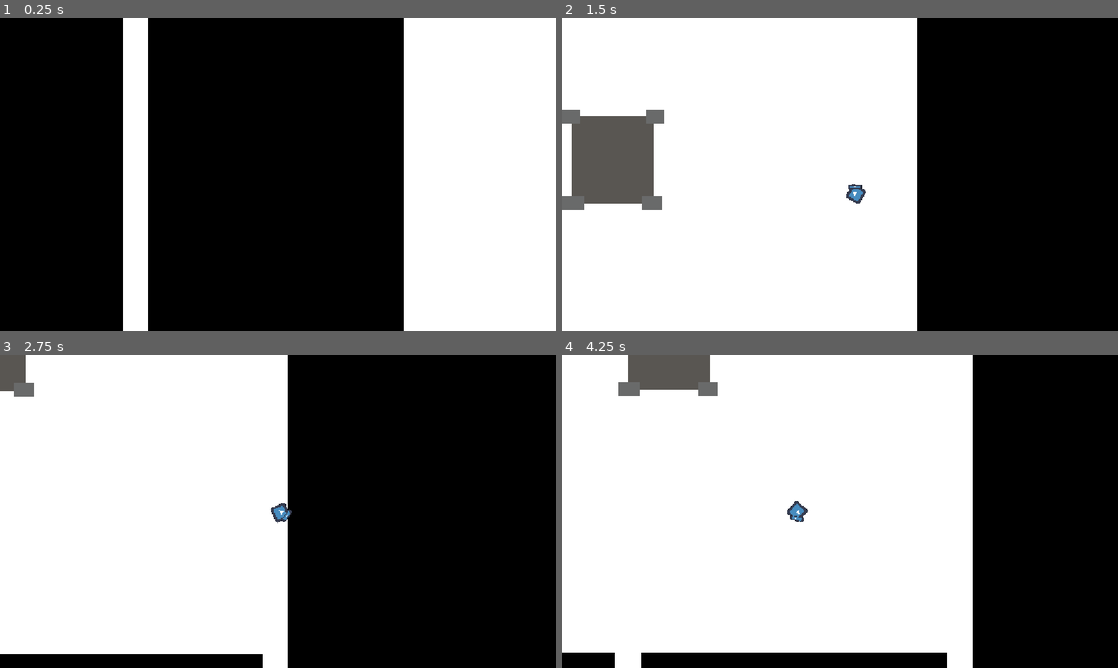
Above: before the commit, frames 1-4 (two rows, left to right).
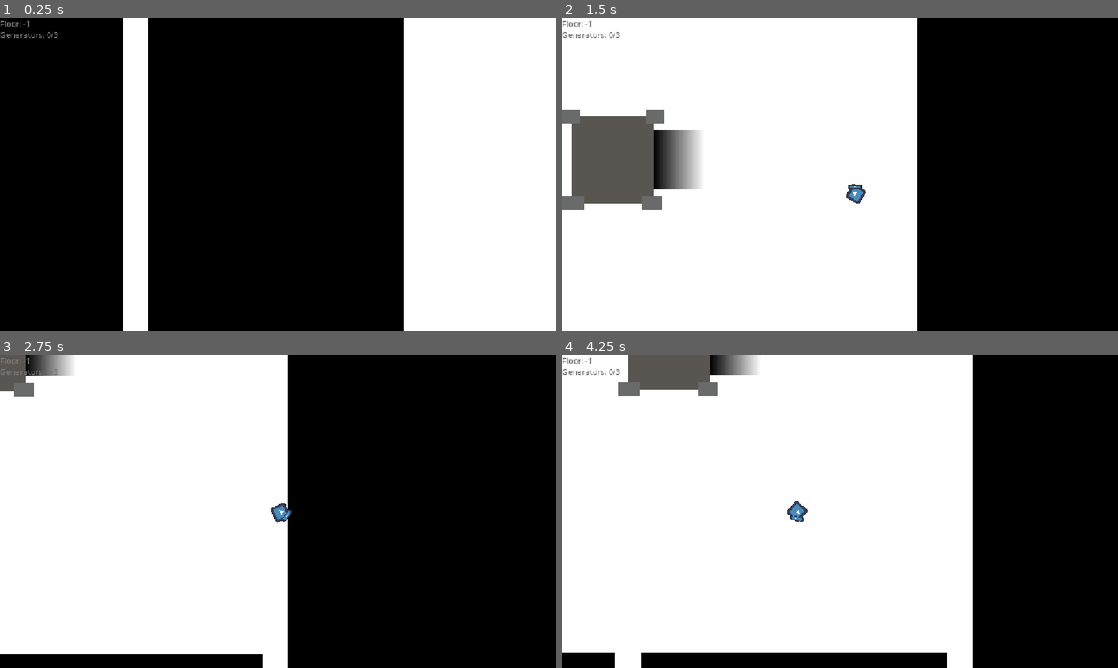
Above: after the commit, the same moments.

Repository: xelphyr/elevator-to-nowhere
Game: Godot game, scene res://scenes/game.tscn
The game is run twice, just before and just after one commit, with the same random seed, the same clock (stepped at 60 frames per second) and the same inputs. The engine's default icon, where the game draws it, is replaced by a stand-in: a white triangle on a blue panel in a dark square.
Inputs (mouse positions are in pixels of both pictures, inside the frame that each line leads up to):
- Up to frame 1 (0.25 s): no input
- Up to frame 2 (1.5 s): tap Enter at 0.5 s; move the mouse to (962, 158) at 0.52 s; hold D (right) 0.53-1.28 s; hold E (interact) 0.53-1.28 s; move the mouse to (728, 190) at 1.27 s; hold S (back) from 1.28 s (still down); tap W (front) at 1.35 s
- Up to frame 3 (2.75 s): tap E (interact) at 1.55 s; move the mouse to (333, 442) at 2.02 s; release S (back) at 2.03 s; hold D (right) from 2.03 s (still down); hold E (interact) from 2.03 s (still down)
- Up to frame 4 (4.25 s): move the mouse to (812, 574) at 2.77 s; release D (right) at 2.78 s; release E (interact) at 2.78 s; hold Up 2.78-3.53 s; tap Alt at 2.85 s; tap E (interact) at 3.05 s; move the mouse to (1006, 558) at 3.52 s; hold A (left) from 3.53 s (still down); hold E (interact) from 3.53 s (still down); tap Shift at 3.6 s

The runs differ from the first frame. In frame 1, 0.1% of the frame differs, in the area x 0-11%, y 0-7%; in frame 2, 1.7%, in the area x 0-25%, y 0-55%; in frame 3, 0.6%; in frame 4, 0.7%.

Commit message:
added ui stuff

Diff:
--- a/scenes/elevator_out.tscn
+++ b/scenes/elevator_out.tscn
@@ -1,8 +1,14 @@
-[gd_scene load_steps=6 format=3 uid="uid://bb5h1ty17nxwp"]
+[gd_scene load_steps=8 format=3 uid="uid://bb5h1ty17nxwp"]
 
 [ext_resource type="Texture2D" uid="uid://dvjfw2kqy3v73" path="res://images/Elevator_out.png" id="1_dyjra"]
 [ext_resource type="Script" uid="uid://m8ws2xu3c7uj" path="res://scripts/move_player_to_start.gd" id="1_gb7mt"]
 [ext_resource type="Script" uid="uid://cjikhkgww058r" path="res://scripts/interaction_area.gd" id="3_kb5o4"]
+
+[sub_resource type="Gradient" id="Gradient_kb5o4"]
+colors = PackedColorArray(0, 0, 0, 1, 0, 0, 0, 0)
+
+[sub_resource type="GradientTexture2D" id="GradientTexture2D_isyd0"]
+gradient = SubResource("Gradient_kb5o4")
 
 [sub_resource type="RectangleShape2D" id="RectangleShape2D_gb7mt"]
 size = Vector2(131, 128)
@@ -14,6 +20,11 @@
 script = ExtResource("1_gb7mt")
 start_pos = NodePath("Node2D")
 interaction_area = NodePath("InteractionArea")
+
+[node name="Sprite2D2" type="Sprite2D" parent="."]
+position = Vector2(87, -0.99999833)
+scale = Vector2(1, 1.15625)
+texture = SubResource("GradientTexture2D_isyd0")
 
 [node name="CollisionShape2D" type="CollisionShape2D" parent="."]
 position = Vector2(3.5, 0)
@@ -27,13 +38,23 @@
 [node name="Node2D" type="Node2D" parent="."]
 position = Vector2(83, 2)
 
-[node name="InteractionArea" type="Area2D" parent="."]
+[node name="InteractionArea" type="Area2D" parent="." node_paths=PackedStringArray("display_ui")]
 monitoring = false
 script = ExtResource("3_kb5o4")
+display_ui = NodePath("Label")
+interact_type = 1
 metadata/_custom_type_script = "uid://cjikhkgww058r"
 
 [node name="CollisionShape2D" type="CollisionShape2D" parent="InteractionArea"]
 position = Vector2(75, 3)
 shape = SubResource("RectangleShape2D_isyd0")
 
+[node name="Label" type="Label" parent="InteractionArea"]
+offset_left = -44.0
+offset_top = -21.0
+offset_right = 51.0
+offset_bottom = 2.0
+theme_override_font_sizes/font_size = 10
+text = "E to go to next floor"
+
 [connection signal="activated" from="InteractionArea" to="." method="_on_interaction_area_activated"]
--- a/scenes/game.tscn
+++ b/scenes/game.tscn
@@ -1,9 +1,10 @@
-[gd_scene load_steps=7 format=4 uid="uid://crdagyo818k2i"]
+[gd_scene load_steps=8 format=4 uid="uid://crdagyo818k2i"]
 
 [ext_resource type="Script" uid="uid://og2r8tuwbxo3" path="res://scripts/round_manager.gd" id="1_lbhrr"]
 [ext_resource type="PackedScene" uid="uid://c3jwmx8xbes64" path="res://scenes/player.tscn" id="1_uwrxv"]
 [ext_resource type="Script" uid="uid://x7jjbticbvxv" path="res://scripts/map_generator.gd" id="2_lnu2h"]
 [ext_resource type="Texture2D" uid="uid://cxvdq5ug17ssv" path="res://images/testtilemap.png" id="3_lbhrr"]
+[ext_resource type="Script" uid="uid://c4p17ijnltah0" path="res://scenes/game_ui.gd" id="5_iywne"]
 
 [sub_resource type="TileSetAtlasSource" id="TileSetAtlasSource_iywne"]
 texture = ExtResource("3_lbhrr")
@@ -40,3 +41,19 @@
 extra_connections = 7
 tilemap_layer = NodePath("../TileMapLayer")
 metadata/_custom_type_script = "uid://x7jjbticbvxv"
+
+[node name="CanvasLayer" type="CanvasLayer" parent="."]
+script = ExtResource("5_iywne")
+
+[node name="Generator" type="Label" parent="CanvasLayer"]
+offset_top = 23.0
+offset_right = 121.0
+offset_bottom = 46.0
+theme_override_colors/font_color = Color(0.46618086, 0.4661808, 0.4661808, 1)
+text = "Generators: 0/3"
+
+[node name="Floor" type="Label" parent="CanvasLayer"]
+offset_right = 40.0
+offset_bottom = 23.0
+theme_override_colors/font_color = Color(0.46618086, 0.4661808, 0.4661808, 1)
+text = "Floor: -1"
--- /dev/null
+++ b/scenes/game_ui.gd
@@ -0,0 +1,11 @@
+extends CanvasLayer
+
+var generators_unlocked : int :
+	set(val):
+		generators_unlocked = val
+		$Generator.text = "Generators: {0}/3".format([val])
+
+
+func _ready() -> void:
+	$Floor.text = "Floor: -{0}".format([GameManager.rounds_won+1])
+	SignalBus.generator_activated.connect(func(): generators_unlocked += 1)
--- a/scenes/generator.tscn
+++ b/scenes/generator.tscn
@@ -39,5 +39,5 @@
 offset_bottom = 24.0
 theme_override_font_sizes/font_size = 10
 text = "Turn on the Generator
-Hold (E)"
+Hold (E) for 3s"
 horizontal_alignment = 1
--- a/scenes/player.tscn
+++ b/scenes/player.tscn
@@ -15,6 +15,7 @@
 shape = SubResource("CircleShape2D_dqkch")
 
 [node name="Icon" type="Sprite2D" parent="."]
+z_index = 1
 position = Vector2(0, -1.9073486e-06)
 scale = Vector2(0.15625001, 0.15625004)
 texture = ExtResource("2_qhqgy")
@@ -37,6 +38,7 @@
 metadata/_custom_type_script = "uid://cye5uajgifqqs"
 
 [node name="Sprite2D" type="Sprite2D" parent="."]
+z_index = 1
 position = Vector2(6.9574146, -5.696369)
 rotation = 1.067573
 scale = Vector2(0.13623372, 0.041273847)
Not shown, added: scenes/game_ui.gd.uid
Not shown, changed: README.md
